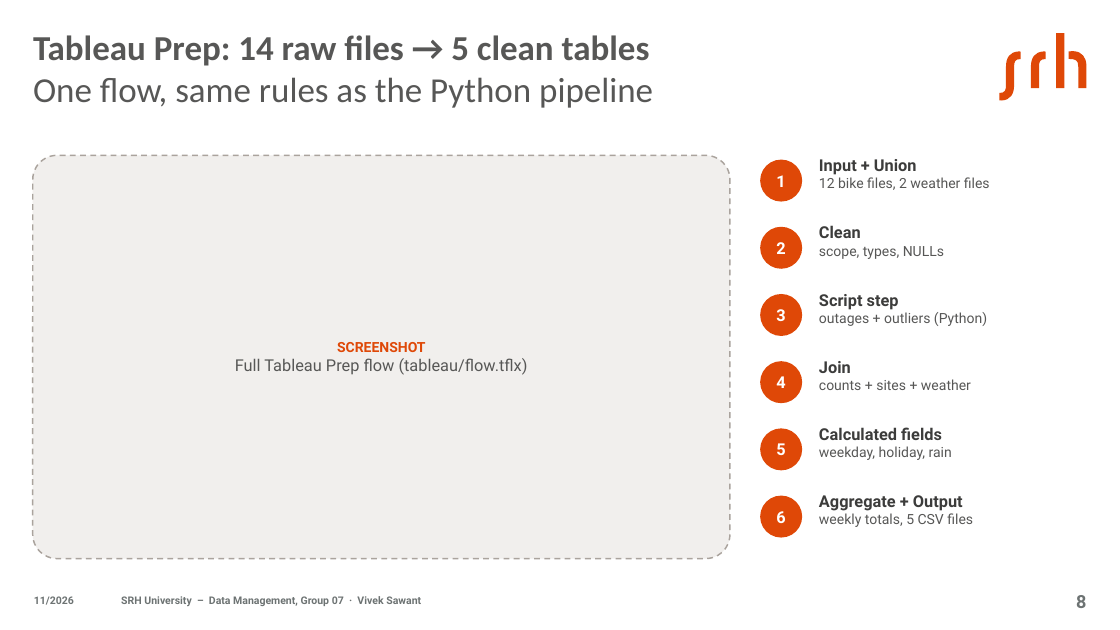
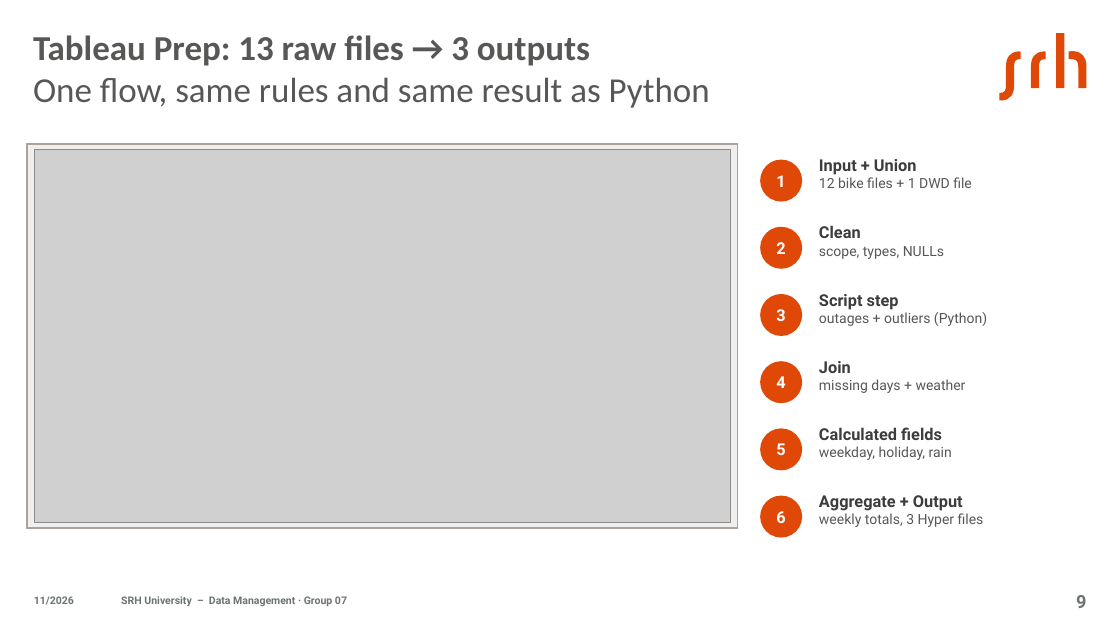
Before and after one commit to jasmeetkaurpelia/dm-project-group-07, a slide deck: slide 9 of slides/DM_Group07_Presentation.pptx (slide 8 before the commit). Drawn at 1120x630 pixels with LibreOffice and Linux fonts; fonts in the diff are those of the drawing; grey boxes stand for pictures. Boxes give left, top, right and bottom in pixels: in the first picture for what was removed or moved away, otherwise in the second. Text is boxed around its words. In the diff, an @@ line names an element or a change of style, - is before the commit and + after.

```diff
--- a/slides/DM_Group07_Presentation.pptx
+++ b/slides/DM_Group07_Presentation.pptx
@@ title at (33,35,710,108): text changed @@
-Tableau Prep: 14 raw files → 5 clean tables
-One flow, same rules as the Python pipeline
+Tableau Prep: 13 raw files → 3 outputs
+One flow, same rules and same result as Python
@@ rectangle: place and size @@
-rectangle at (33,155,730,559)
+rectangle at (27,144,738,528)
@@ rectangle at (27,144,738,528): rounded rectangle to rectangle; outline #AAA39D 1.25 pt dashed to #AAA39D 1.25 pt @@
@@ picture added at (34,150,731,522) @@
@@ text at (819,177,972,188): text changed @@
-12 bike files, 2 weather files
+12 bike files + 1 DWD file
@@ text removed at (235,342,528,375) @@
-SCREENSHOT
-Full Tableau Prep flow (tableau/flow.tflx)
@@ text at (819,379,966,393): text changed @@
-counts + sites + weather
+missing days + weather
@@ text at (819,513,984,527): text changed @@
-weekly totals, 5 CSV files
+weekly totals, 3 Hyper files
@@ text at (121,596,347,606): text changed @@
-SRH University – Data Management, Group 07 · Vivek Sawant
+SRH University – Data Management · Group 07
@@ page number at (1076,595,1086,608): text changed @@
-8
+9
```
Also in this commit, not shown: 12 other slides changed, 3 slides added, 1 slide removed.
